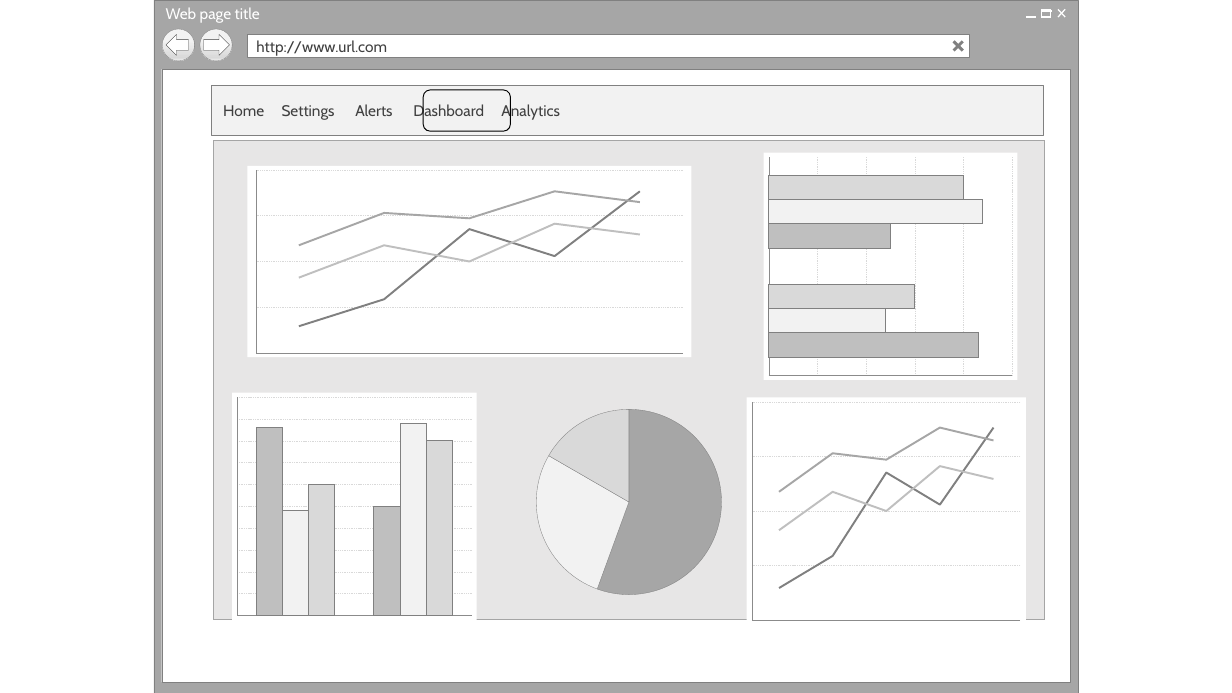
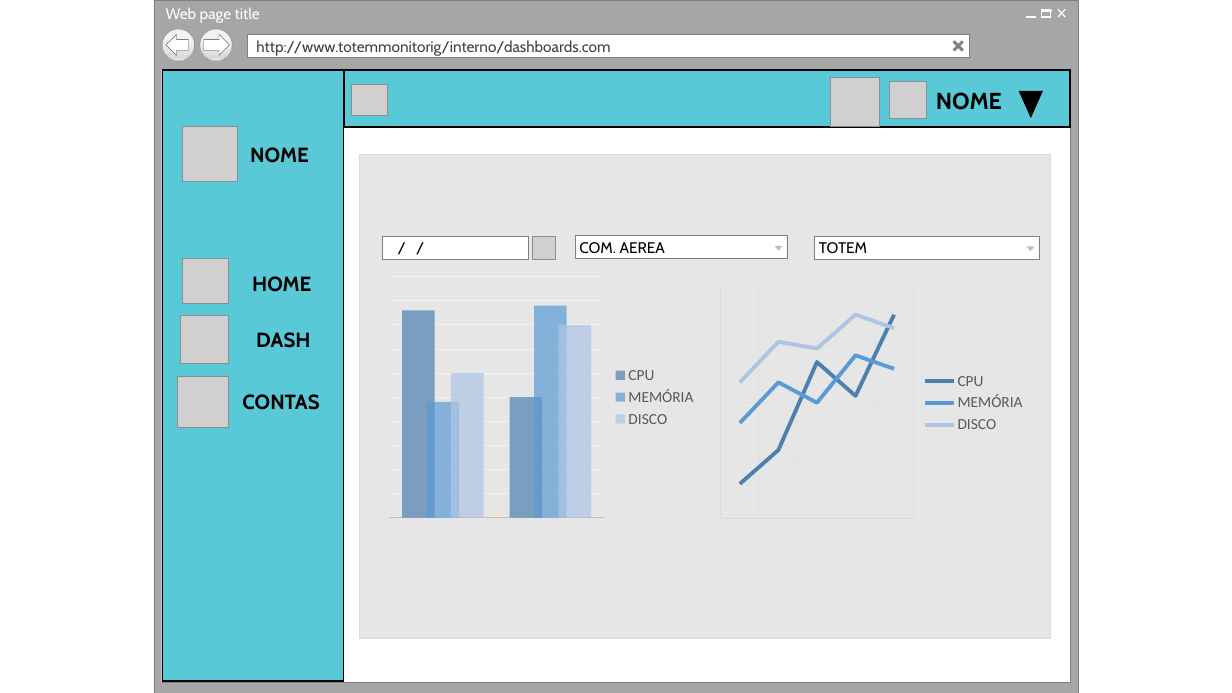
Before and after one commit to viihsales/totem-monitoring, a slide deck: slide 2 of documentacao/mockup.pptx (slide 3 before the commit). Drawn at 1232x693 pixels with LibreOffice and Linux fonts; fonts in the diff are those of the drawing; grey boxes stand for pictures; background and template pictures are left out. Boxes give left, top, right and bottom in pixels: in the first picture for what was removed or moved away, otherwise in the second. Text is boxed around its words. In the diff, an @@ line names an element or a change of style, - is before the commit and + after.

Commit message:
Mockup tela cadastro e dashboards

```diff
--- a/documentacao/mockup.pptx
+++ b/documentacao/mockup.pptx
@@ text in rectangle at box(256, 40, 610, 56): text changed @@
-http://www.url.com
+http://www.totemmonitorig/interno/dashboards.com
@@ rectangle added at box(163, 70, 344, 681), fill #59C8D7, outline #000000 1 pt @@
@@ rectangle removed at box(212, 86, 1043, 136) @@
-Home Settings Alerts Dashboard Analytics
@@ rectangle added at box(344, 70, 1070, 128), fill #59C8D7, outline #000000 1.5 pt @@
@@ picture added at box(351, 84, 387, 115) @@
@@ picture added at box(831, 77, 881, 127) @@
@@ picture added at box(890, 81, 927, 118) @@
@@ rounded rectangle removed at box(423, 90, 510, 131) @@
@@ text added at box(936, 92, 1002, 110), 18 pt, text #000000, bold @@
+NOME
@@ down arrow added at box(1020, 91, 1043, 116), fill #000000, outline #000000 1 pt @@
@@ picture added at box(182, 127, 238, 182) @@
@@ text added at box(250, 147, 308, 163), 16 pt, text #000000, bold @@
+NOME
@@ line chart removed at box(248, 166, 692, 358) @@
-categories: 1, 2, 3, 4, 5
-Series 1: 17, 33, 77, 60, 100
-Series 2: 47, 67, 57, 80, 73
-Series 3: 67, 87, 83, 100, 93
@@ rectangle: place and size @@
-rectangle at box(213, 140, 1045, 619)
+rectangle at box(360, 154, 1051, 639)
@@ rectangle at box(360, 154, 1051, 639): outline #A5A5A5 0.5 pt to #DBDBDB 1 pt @@
@@ bar chart removed at box(763, 152, 1018, 380) @@
-categories: 1, 2
-Series 1: 98, 57
-Series 2: 55, 100
-Series 3: 68, 91
@@ rectangle added at box(383, 237, 528, 260), fill #FFFFFF, outline #808080 0.25 pt, 12 pt, text #000000 @@
+/ /
@@ picture added at box(533, 237, 556, 260) @@
@@ rectangle added at box(575, 236, 787, 259), fill #FFFFFF, outline #808080 0.25 pt, 12 pt, text #000000 @@
+COM. AEREA
@@ rectangle added at box(814, 237, 1039, 260), fill #FFFFFF, outline #808080 0.25 pt, 12 pt, text #000000 @@
+TOTEM
@@ picture added at box(183, 259, 228, 304) @@
@@ triangle added at box(775, 246, 783, 250), fill #BFBFBF @@
@@ triangle added at box(1027, 247, 1035, 251), fill #BFBFBF @@
@@ text added at box(252, 276, 311, 292), 16 pt, text #000000, bold @@
+HOME
@@ column chart added at box(383, 272, 707, 522) @@
+categories: 1, 2
+CPU: 98, 57
+MEMÓRIA: 55, 100
+DISCO: 68, 91
@@ line chart at box(714, 283, 1036, 522) @@
-Series 1: 17, 33, 77, 60, 100
+CPU: 17, 33, 77, 60, 100
@@ colour of CPU #808080 to #4B81B1 @@
-Series 2: 47, 67, 57, 80, 73
+MEMÓRIA: 47, 67, 57, 80, 73
@@ colour of MEMÓRIA #BFBFBF to #5B9BD5 @@
-Series 3: 67, 87, 83, 100, 93
+DISCO: 67, 87, 83, 100, 93
@@ colour of DISCO #A6A6A6 to #ADC6E5 @@
@@ legend changed @@
@@ category axis changed @@
@@ value axis changed @@
@@ background changed @@
@@ lettering changed @@
@@ line chart: place and size @@
-line chart at box(747, 397, 1026, 625)
+line chart at box(714, 283, 1036, 522)
@@ picture added at box(181, 316, 228, 363) @@
@@ text added at box(256, 332, 310, 348), 16 pt, text #000000, bold @@
+DASH
@@ picture added at box(177, 377, 228, 428) @@
@@ column chart removed at box(232, 393, 477, 620) @@
-categories: 1, 2
-Series 1: 98, 57
-Series 2: 55, 100
-Series 3: 68, 91
@@ text added at box(242, 394, 319, 410), 16 pt, text #000000, bold @@
+CONTAS
@@ pie chart removed at box(513, 396, 745, 607) @@
-categories: 1, 2, 3
-Series 1: 56, 28, 17
```
Also in this commit, not shown: 1 slide added, 2 slides removed, 1 other file.
